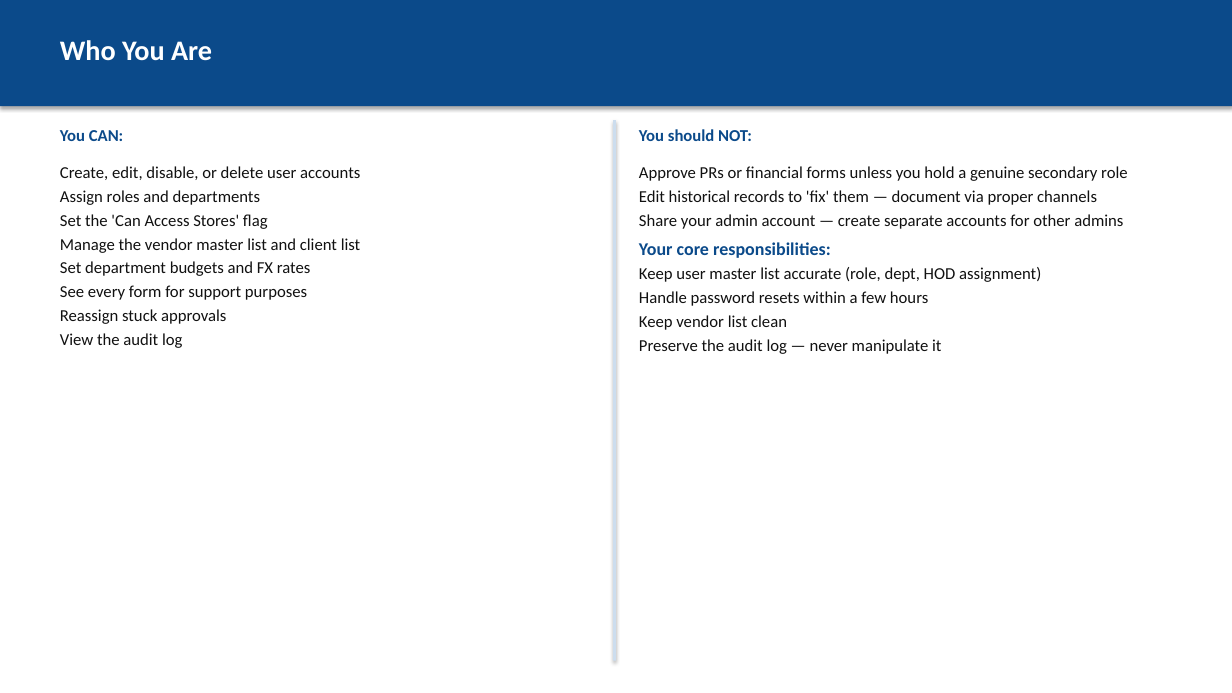
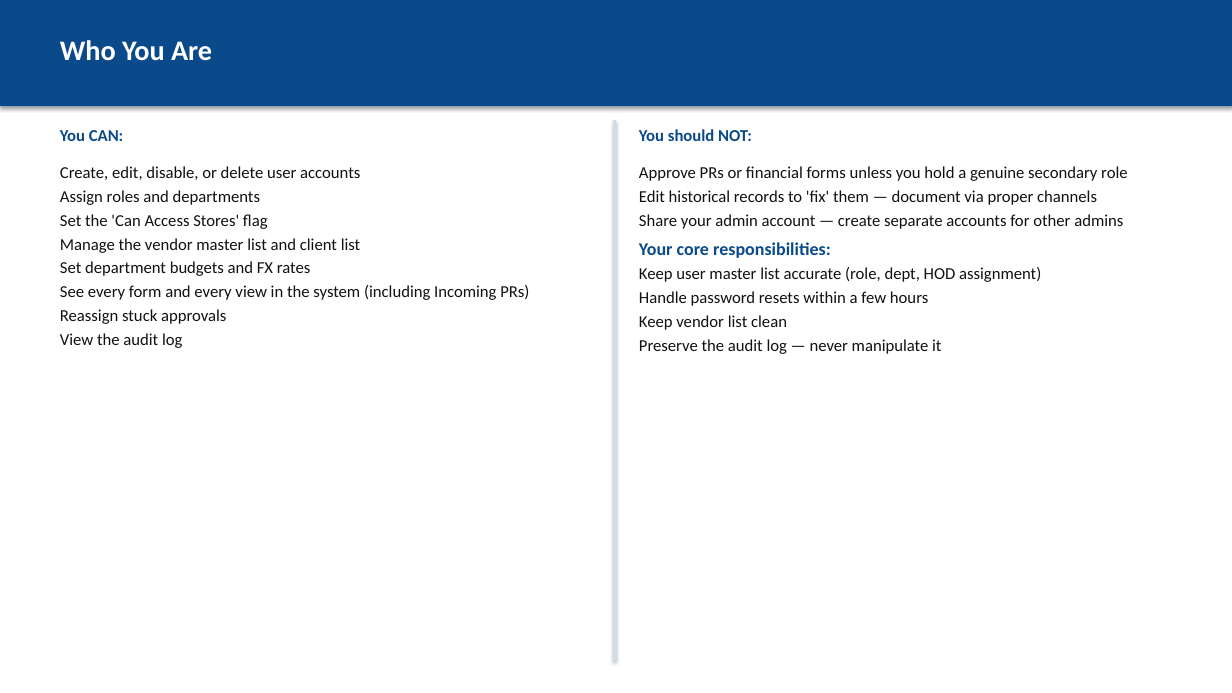
Before and after one commit to hetchsol/pras, a slide deck: slide 2 of docs/user-manual/07-admin.pptx. Drawn at 1232x693 pixels with LibreOffice and Linux fonts; fonts in the diff are those of the drawing. Boxes give left, top, right and bottom in pixels: in the first picture for what was removed or moved away, otherwise in the second. Text is boxed around its words. In the diff, an @@ line names an element or a change of style, - is before the commit and + after.

```diff
--- a/docs/user-manual/07-admin.pptx
+++ b/docs/user-manual/07-admin.pptx
@@ text at (60,285,529,300): text changed @@
-See every form for support purposes
+See every form and every view in the system (including Incoming PRs)
```
Also in this commit, not shown: 2 other slides changed, 1 slide added, 2 other files.
